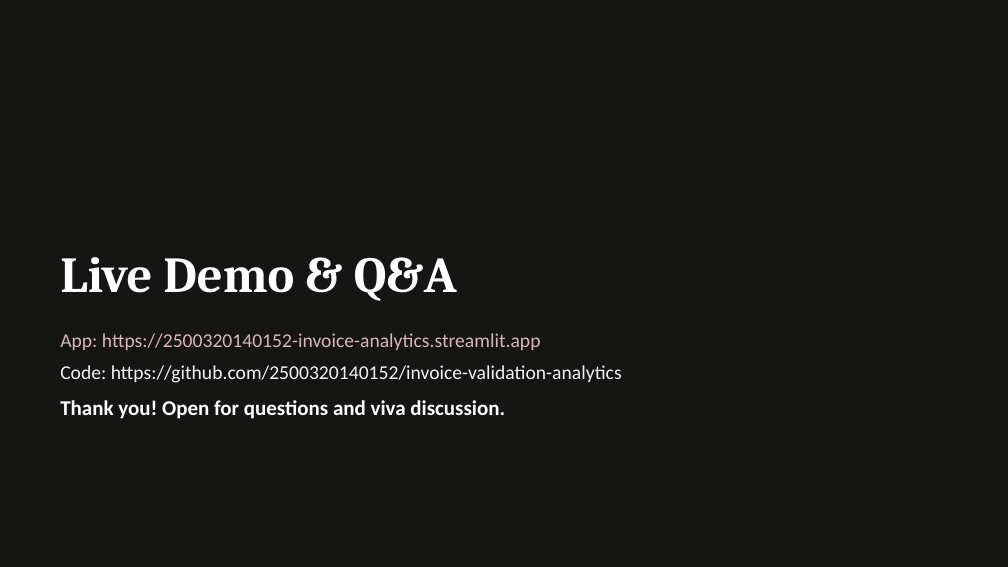
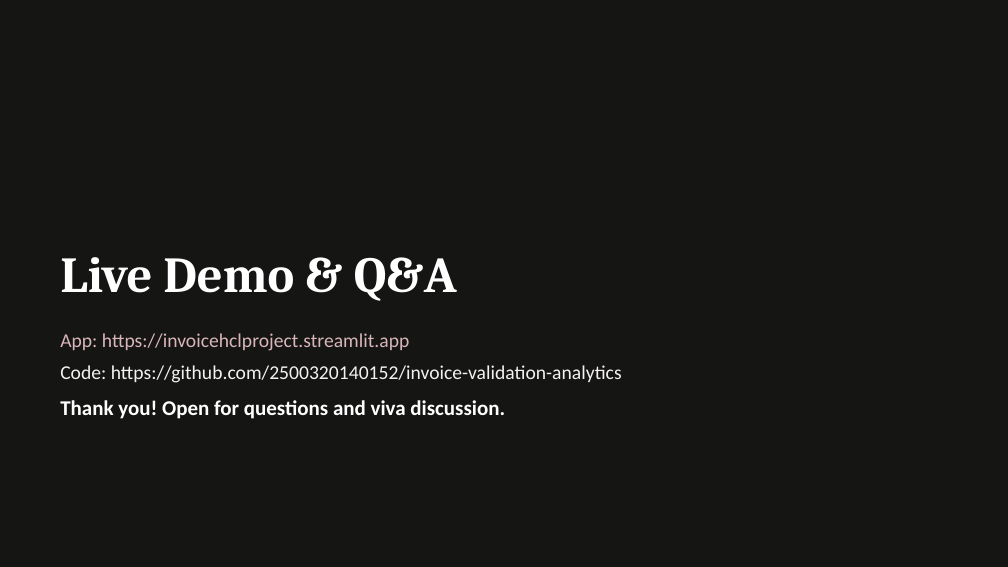
Before and after one commit to surbhi0310/Career-Shaper-HCL-Project, a slide deck: slide 11 of Invoice_Data_Validation_Analysis/docs/PJ_IVD_2026_Presentation.pptx. Drawn at 1008x567 pixels with LibreOffice and Linux fonts; fonts in the diff are those of the drawing. Boxes give left, top, right and bottom in pixels: in the first picture for what was removed or moved away, otherwise in the second. Text is boxed around its words. In the diff, an @@ line names an element or a change of style, - is before the commit and + after.

Commit message:
Fix KPI card display with format_inr, add root runtime files for Streamlit Cloud deployment, update live docs

```diff
--- a/Invoice_Data_Validation_Analysis/docs/PJ_IVD_2026_Presentation.pptx
+++ b/Invoice_Data_Validation_Analysis/docs/PJ_IVD_2026_Presentation.pptx
@@ text at [60, 333, 409, 351]: text changed @@
-App: https://2500320140152-invoice-analytics.streamlit.app
+App: https://invoicehclproject.streamlit.app
```
Also in this commit, not shown: 44 other files.
